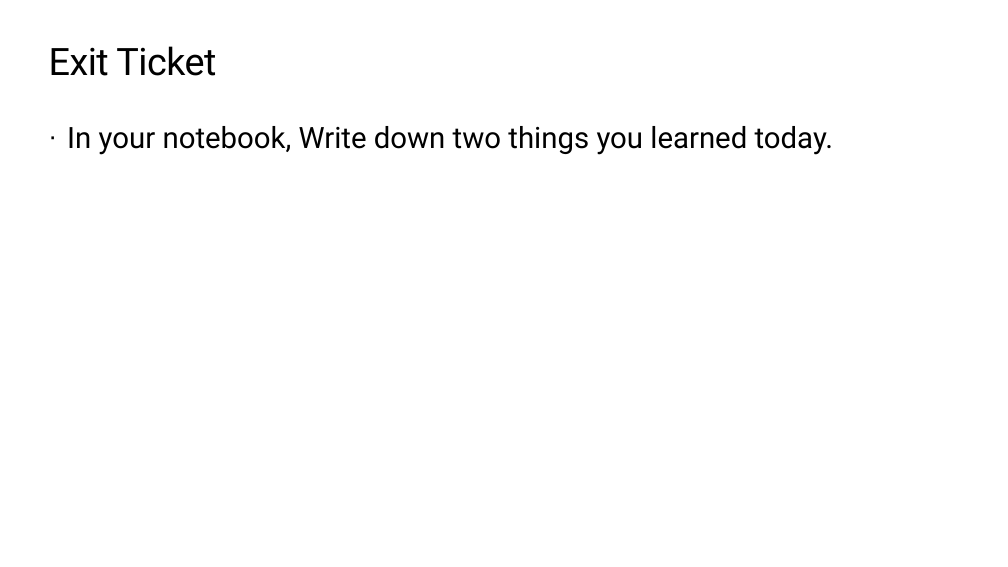
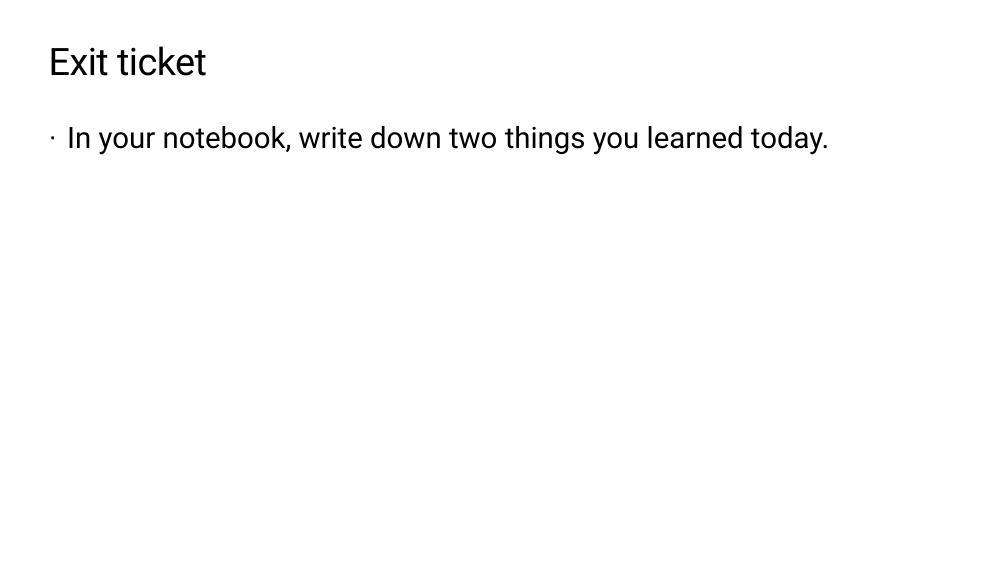
Before and after one commit to TEALSK12/2nd-semester-introduction-to-computer-science, a slide deck: slide 12 of units/1_unit/slidedecks/Intro Python 1.01 TEALS.pptx. Drawn at 1008x567 pixels with LibreOffice and Linux fonts; fonts in the diff are those of the drawing; background and template pictures are left out. Boxes give left, top, right and bottom in pixels: in the first picture for what was removed or moved away, otherwise in the second. Text is boxed around its words. In the diff, an @@ line names an element or a change of style, - is before the commit and + after.

```diff
--- a/units/1_unit/slidedecks/Intro Python 1.01 TEALS.pptx
+++ b/units/1_unit/slidedecks/Intro Python 1.01 TEALS.pptx
@@ title at box(49, 46, 207, 76): text changed @@
-Exit Ticket
+Exit ticket
@@ text at box(67, 126, 829, 155): text changed @@
-· In your notebook, Write down two things you learned today.
+· In your notebook, write down two things you learned today.
```
Also in this commit, not shown: 8 other slides changed.
